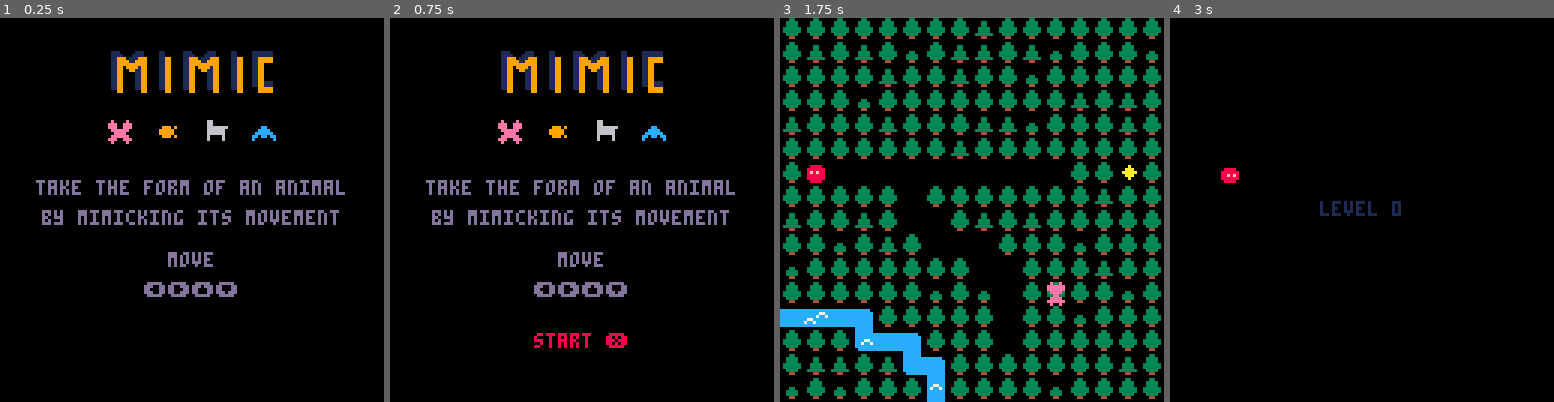
Above: before the commit, frames 1-4 (left to right).
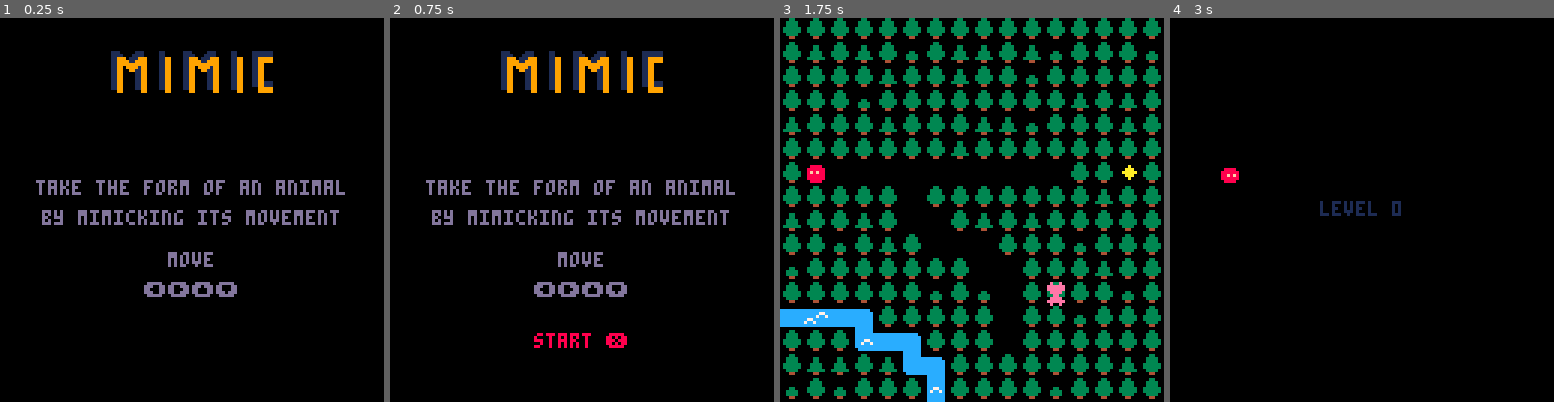
Above: after the commit, the same moments.

Repository: sourencho/mimic
Game: PICO-8 cartridge mimic.p8
The game is run twice, just before and just after one commit, with the same random seed, the same clock (stepped at 60 frames per second) and the same inputs.
Inputs:
- Up to frame 1 (0.25 s): no input
- Up to frame 2 (0.75 s): tap O (Z key) at 0.33, 0.7 s
- Up to frame 3 (1.75 s): tap X (X key) at 1.07 s; tap O (Z key) at 1.43 s
- Up to frame 4 (3 s): hold Left 1.97-2.37 s; tap X (X key) at 2.07, 2.4, 2.73 s; tap O (Z key) at 2.22 s; hold Down 2.42-2.82 s; hold Right from 2.87 s (still down)

The runs differ from the first frame. In frame 1, 0.6% of the frame differs, in the area x 28-72%, y 26-33%; in frame 2, 0.6%; in frame 3, 0.1%; in frame 4, nothing differs.

Commit message:
Fix minor bugs

Diff:
--- a/mimic.p8
+++ b/mimic.p8
@@ -893,7 +893,7 @@
 
 function draw_actor(a)
     if is_player(a) then
-        pal({[9]=8, [10]=8, [11]=8, [12]=8, [13]=8, [14]=8})
+        pal({[6]=8, [9]=8, [10]=8, [11]=8, [12]=8, [13]=8, [14]=8})
     end
     spr(a.spr + a.frame, a.x*8, a.y*8, 1, 1, a.flip_x)
     pal()
@@ -1279,25 +1279,25 @@
 
 
 __gff__
-0000080000000000000104100404000000000000000000000002000101000000000000000000000000020201000000000000000000000000000202000000000008100040404040020202020202020008040420404040400202020200000000080101804040404002020202020202000880000040404040020202000000000008
+0000080000000000000104100404000000000000000000000002000101000000000000000000000000020201000000000000000000000000000202000000000008100040404040020202020202020008040420404040400202020200000000080101804040404002020202020202000880000040404040020202020000000008
 0808080808080808080808080808080802020202020000000800000000000000020202020000000000000000000000000202020200000000000000000000000000000000000000000000000000000000000000000000000000000000000000000000000000000000000000000000000000000000000000000000000000000000
 __map__
-60606060606060606160606060606060000000000000000000000000000000000b0b0b0b61610b0b0b0b0b0b0b0b0b0b0000000000000000000000000000000060616162606060606060606060616060000000000000000000000000000000005760616161616060606061616060606100000000000000000000000000000000
-60616061606260616160616260606062000000000000000000000000000000000b0b0b616261610b0b0b0b0b0b0b0b0b000000000000000000000000000000006060616060606060606162606260606000000000000000000000000000000000a1600b0b0b0b0b400b0b0b0b0b60616100000000000000000000000000000000
-60606060616060616060626060606060000000000000000000000000000000000b0b604748a049610b0b0b0b0b0b0b0b00000000000000000000000000000000484c60626061606162606060606060600000000000000000000000000000000057610b0b0b0b0b0b0b0b0b0b0b0b616100000000000000000000000000000000
+60606060606060606060606060606060000000000000000000000000000000004141414161610b0b0b0b0b0b0b0b0b0b0000000000000000000000000000000060616162606060606060606060616060000000000000000000000000000000005760616161616060606061616060606100000000000000000000000000000000
+60616061606260616160616260606062000000000000000000000000000000000b0b0b616261610b0b0b0b0b0b0b0b0b0000000000000000000000000000000060606160606060606061626062606060000000000000000000000000000000007a600b0b0b0b0b400b0b0b0b0b60616100000000000000000000000000000000
+60606060616060616060626060606060000000000000000000000000000000000b0b6047487849610b0b0b0b0b0b0b0b00000000000000000000000000000000484c60626061606162606060606060600000000000000000000000000000000057610b0b0b0b0b0b0b0b0b0b0b0b616100000000000000000000000000000000
 60606062606060606060606061606160000000000000000000000000000000000b606257400b6749600b0b0b0b0b0b0b0000000000000000000000000000000051576060604060606060606051606060000000000000000000000000000000005760414141414141414141414141416000000000000000004100000000000000
-61606060616060606161626060606160000000000000000000000000000000000b0b60570b0b0b674c610b0b0b0b0b0b000000000000000000000000000000005167a048484c60614748496060516060000000000000000000000000000000006a484848a0484848b0484848a048b04800000000000000000007000000000000
-60606060606060616060606060606060000000000000000000000000000000000b0b616a490b0b0b57600b0b0b0b0b0b000000000000000000000000000000005051515151674848580ba15151516060000000000000000007000000000000005051515160606060515151515051505000000000000000000000000000000000
+61606060616060606161626060606160000000000000000000000000000000000b0b60570b0b0b674c610b0b0b0b0b0b0000000000000000000000000000000051677848484c60614748496060516060000000000000000000000000000000006a48484878484848794848487848484800000000000000000007000000000000
+60606060606060616060606060606060000000000000000000000000000000000b0b616a490b0b0b57600b0b0b0b0b0b000000000000000000000000000000005051515151674848580b7a5151516060000000000000000007000000000000005051515160606060515151515051505000000000000000000000000000000000
 600b0b0b0b0b0b0b0b0b0b0b60604060000500000000000000000000000000000b0b0b6167490b0b57600b6060600b0b0000000000000000000000000000000050515151515151516a486c5151606060000000000000000000000000000000005150516060616060515051515160606100000000000000000000000000000000
-60606060600b60606060606060616060000000000000000000000000000000000b0b0b0b6067a04858606062606060600000000000000000000000000000000050515051515050515151515151616060002700000000000000000000000015005150606041515151515151516060606000000000050000000000000000000000
-61606061600b0b606160616060606060000000000000000000000000000000000b0b0b0b6060606067496160606260600000000000000000000000000000000051515150515151515150904a51606060000000000000000000000000000000005161604141605151505151505160606100000000000000000000000000000000
-6060626061600b0b0b60606062606060000000000000000000000000000000000b0b0b0b616060616067484848b04961000000000000000000000000000700000b0b0b0b0b5151505151575150606060000005000000000000000000000000006061414141616060615150515150506000000000000000000000270000000000
-62606060606060600b0b606060616060000000000000000000000015000000000b0b0b0b0b0b0b0b6060616160606a480000000000000000000000000000000051510b0b0b52415147a06c516061606100000000000000000000000000000000600b0b0b41520b61605160605151506000000000000000000000000000000000
-6060606060606260620b606060606260000000000000000000000000000000000b0b0b0b0b0b0b0b0b0b0b60606061600000000000000000000000000000150050519048a04848b06c5151515150606000000000000000000000000000000000610b606060604141606060616060616100000000000000000000000000000000
-48a0484960606060600b606062606060000000000000000000000000000000000b0b0b0b0b0b0b0b0b0b0b6060606060000000000000000000000000000000006050576050505051515151505051606000000000000000000000000000000000610b606160606061606051606060506000000000001500000000000000000000
+60606060600b60606060606060616060000000000000000000000000000000000b0b0b0b6067784858606062606060600000000000000000000000000000000050515051515050515151515151616060002700000000000000000000000015005150606041515151515151516060606000000000050000000000000000000000
+61606061600b0b606160616060606060000000000000000000000000000000000b0b0b0b6060606067496160606260600000000000000000000000000000000051515150515151515150774a51606060000000000000000000000000000000005161604141605151505151505160606100000000000000000000000000000000
+6060626061600b0b0b60606062606060000000000000000000000000000000000b0b0b0b616060616067484848794961000000000000000000000000000700000b0b0b0b0b5151505151575150606060000005000000000000000000000000006061414141616060615150515150506000000000000000000000270000000000
+62606060606060600b0b606060616060000000000000000000000015000000000b0b0b0b0b0b0b0b6060616160606a480000000000000000000000000000000051510b0b0b52415147796c516061606100000000000000000000000000000000600b0b0b41520b61605160605151506000000000000000000000000000000000
+6060606060606260620b606060606260000000000000000000000000000000000b0b0b0b0b0b0b0b0b0b0b60606061600000000000000000000000000000150050517748784848486c5151515150606000000000000000000000000000000000610b606060604141606060616060616100000000000000000000000000000000
+4878484960606060600b606062606060000000000000000000000000000000000b0b0b0b0b0b0b0b0b0b0b6060606060000000000000000000000000000000006050576050505051515151505051606000000000000000000000000000000000610b606160606061606051606060506000000000001500000000000000000000
 6060606a48496060600b606060606060000000000000000000000000000000000b0b0b0b0b0b0b0b0b0b0b6162626160000000000000000000000000000000006061576060500b0b515051515160606000000000000000000000000000000000600b606060616161515151515150505000000000000000000000000000000000
 60616160616749606060606060606160000000000000000000000000000000000b0b0b0b0b0b0b0b0b0b0b60616160610000050000000000000000000000000048486d6061605060605151506060606100000000000000000000000000000000600b606060616060605150505150505000000000000000000000000000000000
-626062606060a1606060606260606060000000000000000000000000000000000b0b0b0b0b0b0b0b0b0b0b0b0b6061610000000000000000000000000000000060606060606261606160606060606162000000000000000000000000000000006160606160606161616150505050505000000000000000000000000000000000
+6260626060607a606060606260606060000000000000000000000000000000000b0b0b0b0b0b0b0b0b0b0b0b0b6061610000000000000000000000000000000060606060606261606160606060606162000000000000000000000000000000006160606160606161616150505050505000000000000000000000000000000000
 6160626160606060616060616061606000000000000000000000000000000000414141414141414141414041414141410000000000000000000000000000000061616261616161616161616161616161000000000000000000000000000000006161616161616161616161616161616100000000000000000000000000000000
 6061606060606061616261626162606000000000000000000000000000000000414141414141414141436343414141410000000000000000000000000000000061414141414141414141414141414161000000000000000000000000000000416141414141414141414141414141416100000000000000000000000000000041
 60626260616161626060616060616060000000000000000000000000000000004141414141414141436444734341414100000000000000000000000000000000610b4141414141414141414141410b6100000000000000000000000000000041610b4141414141414141414141410b6100000000000000000000000000000041
@@ -1308,29 +1308,29 @@
 6062626060606060605041505050615100000000000000000000000000000000414141414141415152515151515041410000000000000000000000000000000061414141605151405161606051515161000000000000000000000000000000006141414160515140516162604151516100000000000000000000000000000000
 6061606041414160605141505150605000000000000000000000000000000000414141414141415151515151515141410000000000000000000000000000000061414141606251515061616051516060000000000000000000000000000000006141414160605151506161605151606000000000000000000000000000000000
 6160615241414141605041505150605100000000000000000000000000000000616162414141505151525151504141410000000000000000000000000000000061414141626061515051515151516060000000000000000000000000000000006141414141606151505151515151606200000000000000000000000000000000
-6060515041414141605041505050605000000000000000000000000000000000b04849604150515150505150504150500000000000000000002700000000000060414141414141606160606061606161000000000000000000000000000000006041414141414160616060606160626100000000000000000000000000000000
+6060515041414141605041505050605000000000000000000000000000000000794849604150515150505150504150500000000000000000002700000000000060414141414141606160606061606161000000000000000000000000000000006041414141414160616060606160626100000000000000000000000000000000
 6260505052414141414141506050606000000000000000000000000000000000626257616260505150515150505241500015000000000000000000000000000062414141414141414141415161616162000000000000000000000000000000006041414141414141414141516161616100000000000000000000000000000000
-60605150416041414141415060506062000000000000000000000000000000006160a1615150505250505151514151510000000000000000000000000000000060414141414141415241516061616160000000000000000000000000000000006041414141414141524151606261616000000000000000000000000000000000
+606051504160414141414150605060620000000000000000000000000000000061607a615150505250505151514151510000000000000000000000000000000060414141414141415241516061616160000000000000000000000000000000006041414141414141524151606261616000000000000000000000000000000000
 626051505061416161615151615150610000002700000500000000000000000041604b515052505151505051414151510500000000000000000000000000000061414141414141415151505161626160000000000000000000000000000000006141414141414141515150516161616000000000000000000000000000000000
-60615051506060606060626060606161000000000000000000000000000000004162414141414141414141414141416000000000000000000000000000000000616141414141415051516151474848b000000500000000000000000000000000616141414141415051516151474848b000000500000000000000000000000000
-60606160616061616161616161616060000000000000000000000000000000006161606161616160616161626160616100000000000000000000000000000000616161626161616161516161a161616000000000000000000000000000000000616161616161616161516161a162616000000000000000000000000000000000
-…(20 lines of a section not shown)…
+6061505150606060606062606060616100000000000000000000000000000000416241414141414141414141414141510000000000000000000000000000000061614141414141505151615147484879000005000000000000000000000000006161414141414150515161514748487900000500000000000000000000000000
+606061606160616161616161616160600000000000000000000000000000000041606061616161616061616160606060000000000000000000000000000000006161616261616161615161617a616160000000000000000000000000000000006161616161616161615161617a62616000000000000000000000000000000000
+…(20 lines of a section not shown)…
Not shown, changed: 65 lines of the sprite sheet (__gfx__) section of mimic.p8
